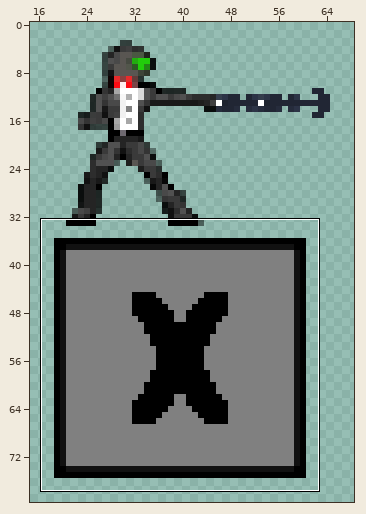
Sprite sheet -- FWTBT_Prototype_2_0/data/Textures/Tutorial/Tutorial_X_groot.png. The first picture is a wide view before the edit; the outline marks the close-up.
Close-up. Earlier state:
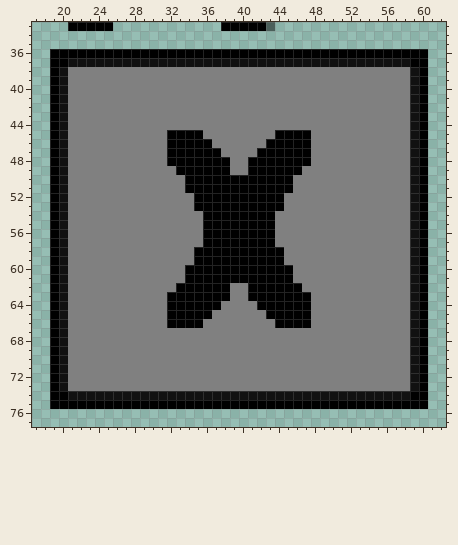
The file is 80x80 pixels. Colours within 5 levels of each other are drawn and written as one. Shown: x 17..62, y 33..77. The wide view leaves out empty margins.
The same view after the edit:
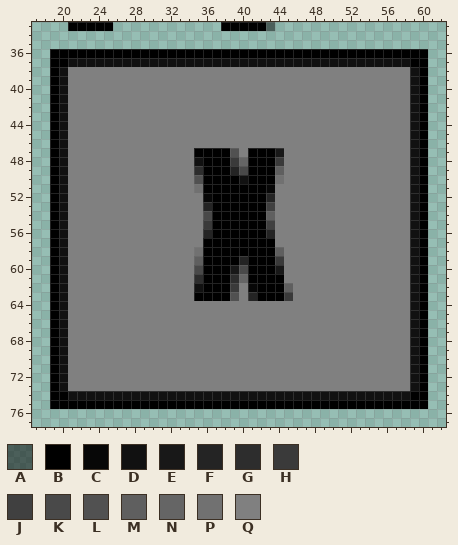
Palette (. is transparent): A #00000080  B #000000  C #070707  D #111111  E #181818  F #242424  G #2d2d2d  H #3a3a3a  J #404040  K #494949  L #515151  M #5f5f5f  N #656565  P #717171  Q #808080
The exact change:
{"y":45,"x":32,"old":"BBBB","new":"QQQQ"}
{"y":45,"x":44,"old":"BBBB","new":"QQQQ"}
{"y":46,"x":32,"old":"BBBBB","new":"QQQQQ"}
{"y":46,"x":43,"old":"BBBBB","new":"QQQQQ"}
{"y":47,"x":32,"old":"BBB","new":"QQQ"}
{"y":47,"x":38,"old":"QQ","new":"BL"}
{"y":47,"x":41,"old":"Q","new":"B"}
{"y":47,"x":44,"old":"BBBB","new":"EQQQ"}
{"y":48,"x":32,"old":"BBBB","new":"QQQD"}
{"y":48,"x":39,"old":"QQ","new":"HN"}
{"y":48,"x":44,"old":"BBBB","new":"HQQQ"}
{"y":49,"x":33,"old":"BBB","new":"QQG"}
{"y":49,"x":39,"old":"QQ","new":"FK"}
{"y":49,"x":44,"old":"BBB","new":"MQQ"}
{"y":50,"x":34,"old":"BB","new":"QL"}
{"y":50,"x":40,"old":"B","new":"D"}
{"y":50,"x":44,"old":"BB","new":"PQ"}
{"y":51,"x":34,"old":"BB","new":"QP"}
{"y":51,"x":43,"old":"BBB","new":"CQQ"}
{"y":52,"x":35,"old":"BB","new":"QC"}
{"y":52,"x":43,"old":"BB","new":"FQ"}
{"y":53,"x":35,"old":"BB","new":"QF"}
{"y":53,"x":43,"old":"BB","new":"JQ"}
{"y":54,"x":36,"old":"B","new":"K"}
{"y":54,"x":43,"old":"B","new":"M"}
{"y":55,"x":36,"old":"B","new":"H"}
{"y":55,"x":43,"old":"B","new":"J"}
{"y":56,"x":36,"old":"B","new":"F"}
{"y":56,"x":43,"old":"B","new":"F"}
{"y":58,"x":35,"old":"B","new":"P"}
{"y":58,"x":44,"old":"B","new":"M"}
{"y":59,"x":35,"old":"B","new":"M"}
{"y":59,"x":40,"old":"B","new":"F"}
{"y":59,"x":44,"old":"B","new":"H"}
{"y":60,"x":34,"old":"BB","new":"QK"}
{"y":60,"x":39,"old":"BB","new":"EK"}
{"y":60,"x":44,"old":"BB","new":"EQ"}
{"y":61,"x":34,"old":"BB","new":"QG"}
{"y":61,"x":39,"old":"BB","new":"GN"}
{"y":61,"x":45,"old":"B","new":"Q"}
{"y":62,"x":33,"old":"BBB","new":"QQD"}
{"y":62,"x":39,"old":"Q","new":"H"}
{"y":62,"x":41,"old":"B","new":"C"}
{"y":62,"x":45,"old":"BB","new":"MQ"}
{"y":63,"x":32,"old":"BBB","new":"QQQ"}
{"y":63,"x":39,"old":"Q","new":"L"}
{"y":63,"x":41,"old":"B","new":"F"}
{"y":63,"x":45,"old":"BBB","new":"HQQ"}
{"y":64,"x":32,"old":"BBBBBB","new":"QQQQQQ"}
{"y":64,"x":42,"old":"BBBBBB","new":"QQQQQQ"}
{"y":65,"x":32,"old":"BBBBB","new":"QQQQQ"}
{"y":65,"x":43,"old":"BBBBB","new":"QQQQQ"}
{"y":66,"x":32,"old":"BBBB","new":"QQQQ"}
{"y":66,"x":44,"old":"BBBB","new":"QQQQ"}
